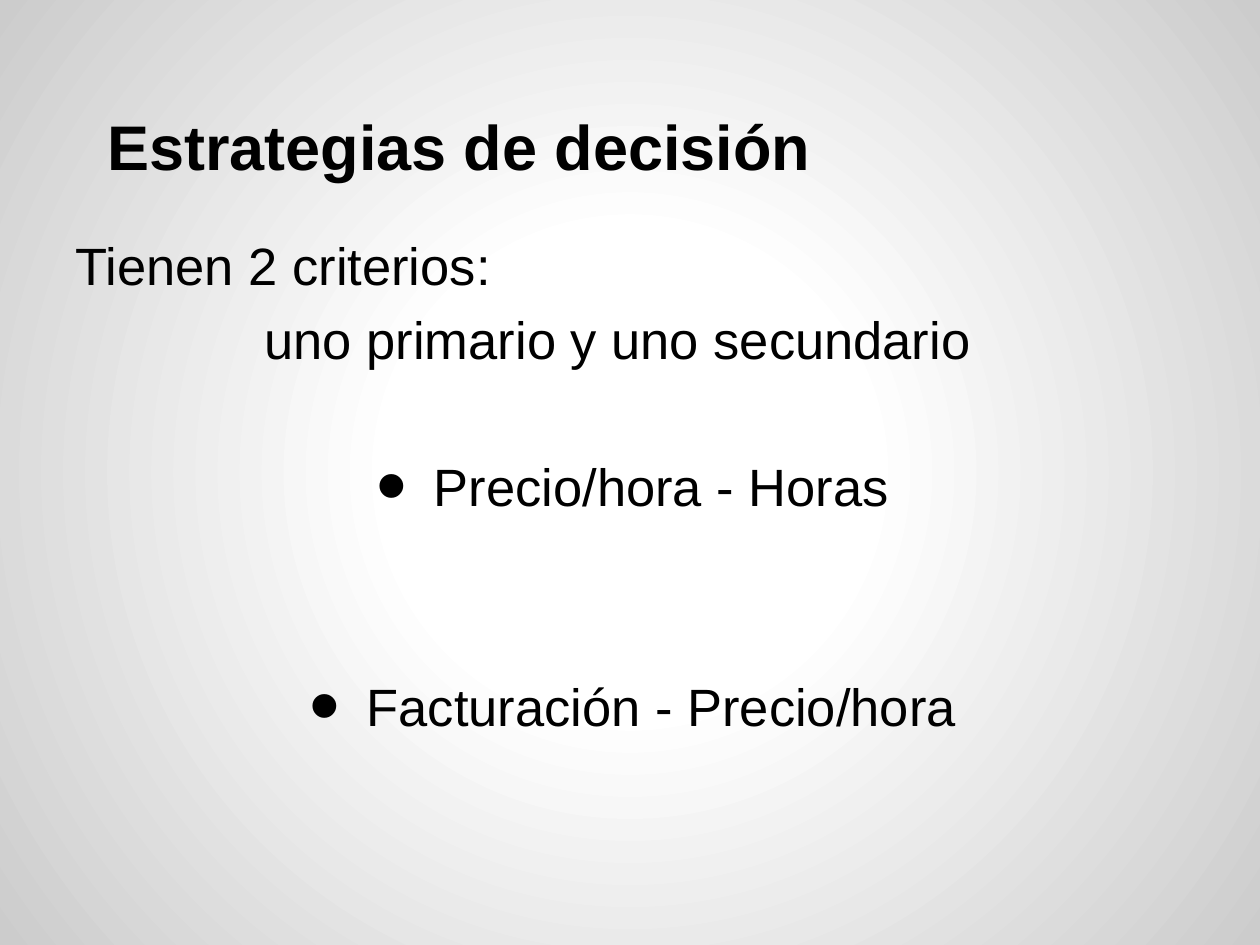
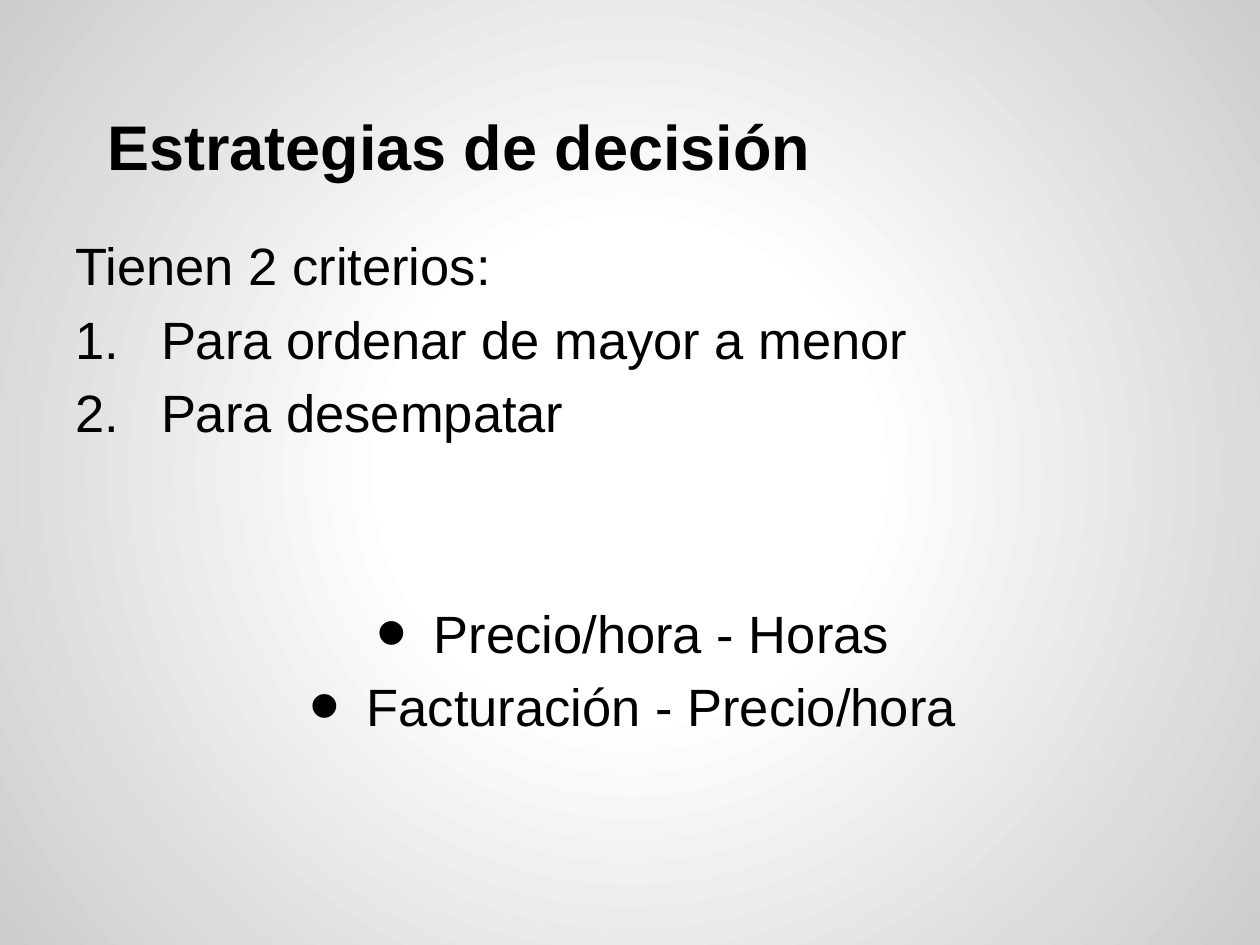
Before and after one commit to acrespo/Simulaciones, a slide deck: slide 10 of presentacion.pptx. Drawn at 1260x945 pixels with LibreOffice and Linux fonts; fonts in the diff are those of the drawing. Boxes give left, top, right and bottom in pixels: in the first picture for what was removed or moved away, otherwise in the second. Text is boxed around its words. In the diff, an @@ line names an element or a change of style, - is before the commit and + after.

```diff
--- a/presentacion.pptx
+++ b/presentacion.pptx
@@ text at [161, 321, 908, 443]: text changed @@
-uno primario y uno secundario
+1. Para ordenar de mayor a menor
+2. Para desempatar
```
Also in this commit, not shown: 4 other slides changed.
